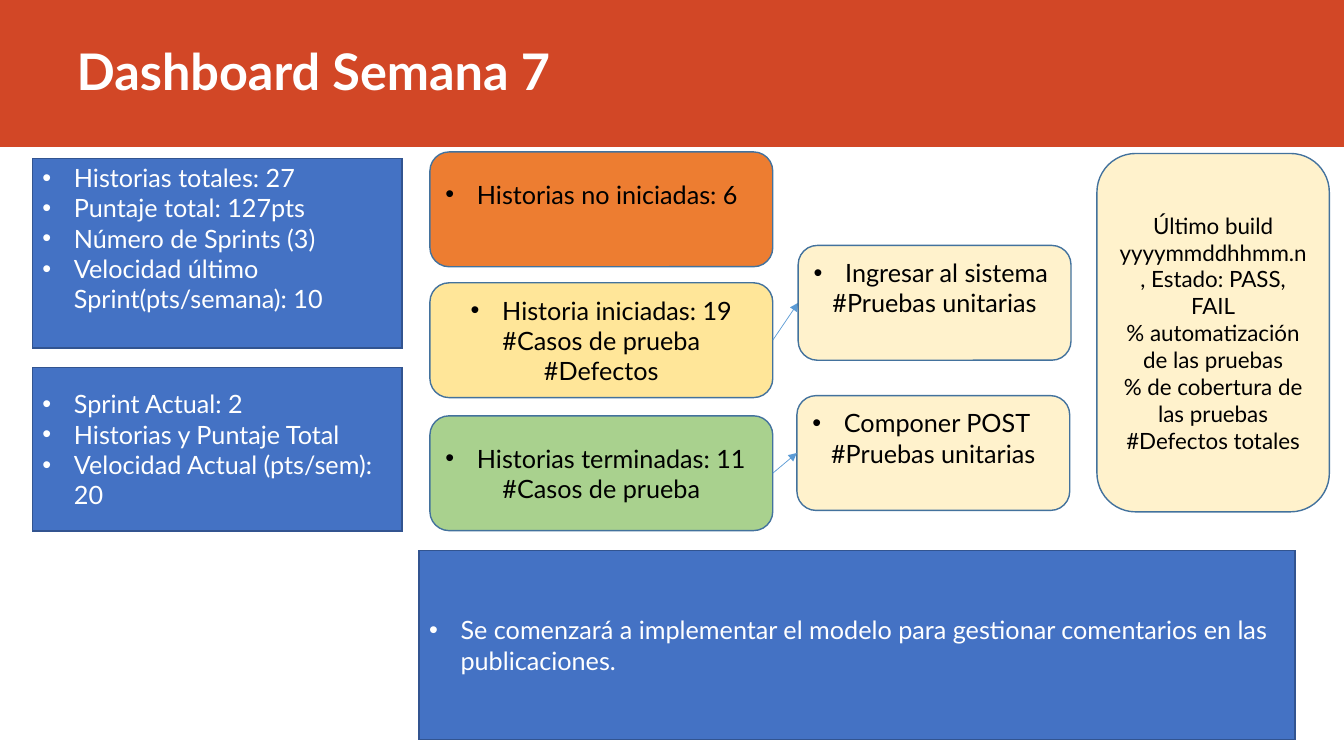
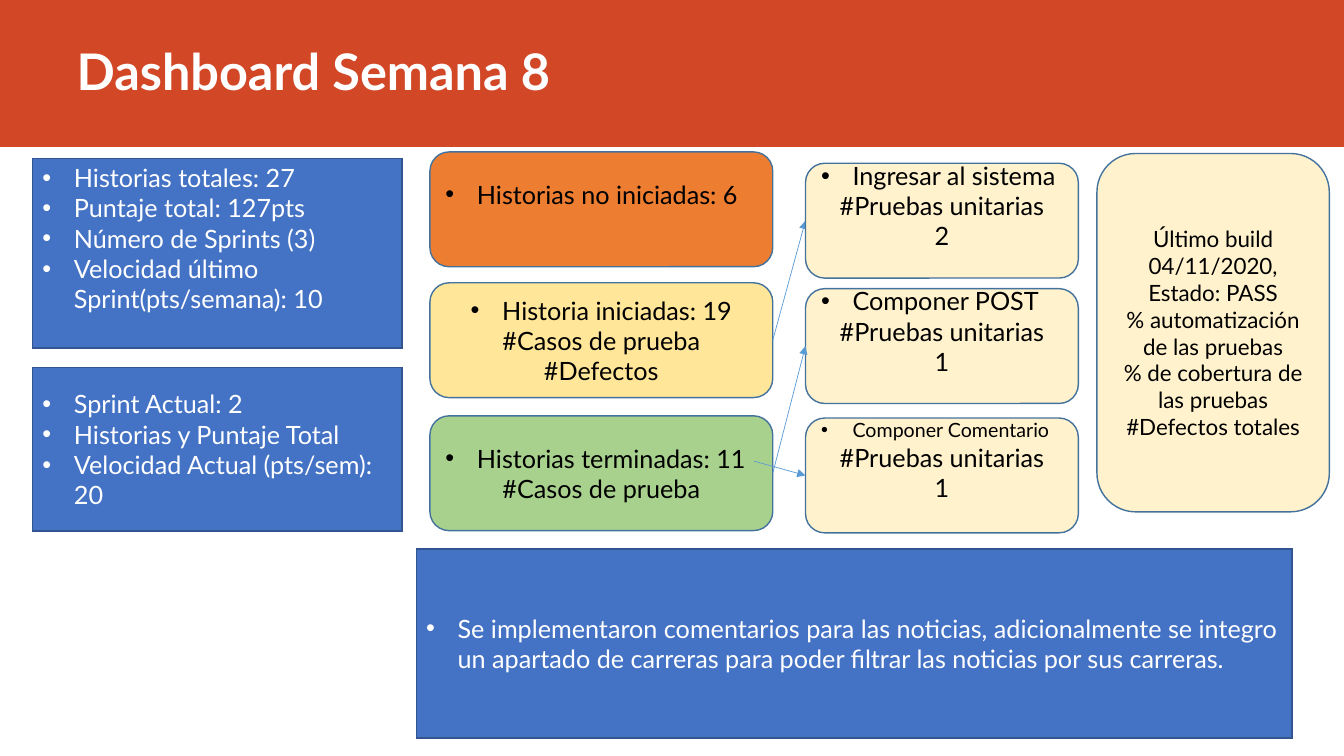
Before and after one commit to Danielacvd/ICF232_202010_GRUPO3-sw2, a slide deck: slide 2 of Monitoreo_Proyecto.pptx. Drawn at 1344x756 pixels with LibreOffice and Linux fonts; fonts in the diff are those of the drawing. Boxes give left, top, right and bottom in pixels: in the first picture for what was removed or moved away, otherwise in the second. Text is boxed around its words. In the diff, an @@ line names an element or a change of style, - is before the commit and + after.

```diff
--- a/Monitoreo_Proyecto.pptx
+++ b/Monitoreo_Proyecto.pptx
@@ title at box(77, 52, 550, 91): text changed @@
-Dashboard Semana 7
+Dashboard Semana 8
@@ rounded rectangle "Ingresar al sistema": place and size @@
-rounded rectangle "Ingresar al sistema" at box(799, 245, 1072, 360)
+rounded rectangle "Ingresar al sistema" at box(806, 163, 1079, 278)
@@ arrow moved from (773, 340) - (799, 302) to (773, 340) - (806, 221) @@
@@ text in rounded rectangle at box(935, 226, 950, 245): paragraph added @@
+2
@@ text in rounded rectangle at box(1148, 227, 1278, 301): text changed @@
-Último build yyyymmddhhmm.n, Estado: PASS, FAIL
+Último build 04/11/2020, Estado: PASS
@@ rounded rectangle "Componer POST": place and size @@
-rounded rectangle "Componer POST" at box(798, 395, 1071, 510)
+rounded rectangle "Componer POST" at box(806, 288, 1079, 403)
@@ arrow moved from (773, 473) - (798, 453) to (773, 473) - (806, 346) @@
@@ text in rounded rectangle at box(935, 353, 950, 371): paragraph added @@
+1
@@ rounded rectangle added at box(806, 418, 1079, 533), fill #FFF2CC, outline #43739E 1 pt, 14 pt, text #000000 @@
+• Componer Comentario
+#Pruebas unitarias
+1
@@ arrow added from (754, 462) to (806, 476), #5B9BD5 0.5 pt @@
@@ text in rectangle at box(458, 619, 1277, 673): text changed @@
-• Se comenzará a implementar el modelo para gestionar comentarios en las publicaciones.
+• Se implementaron comentarios para las noticias, adicionalmente se integro un apartado de carreras para poder filtrar las noticias por sus carreras.
```
Also in this commit, not shown: 1 other slide changed, 1 other file.
